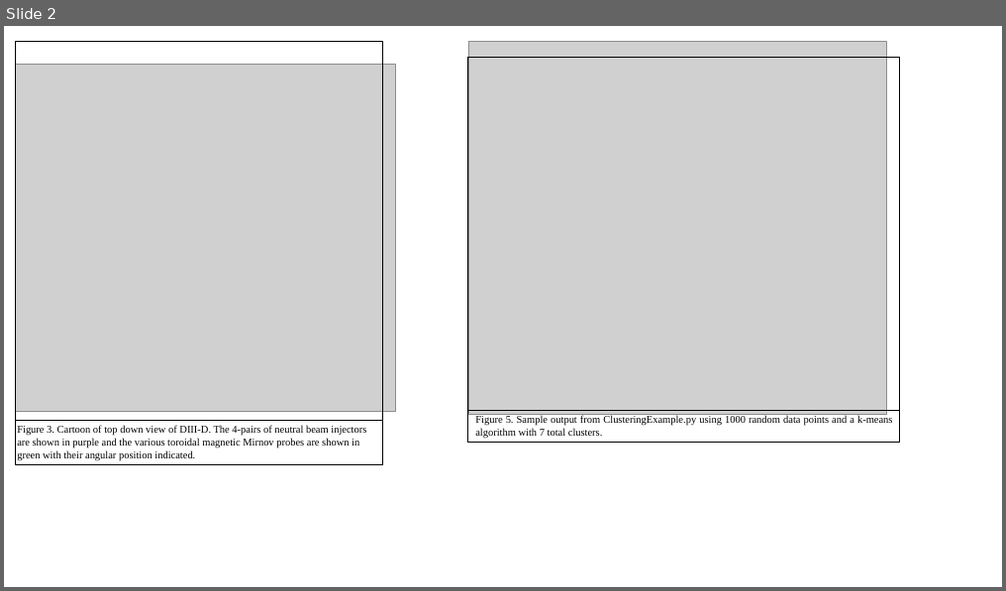
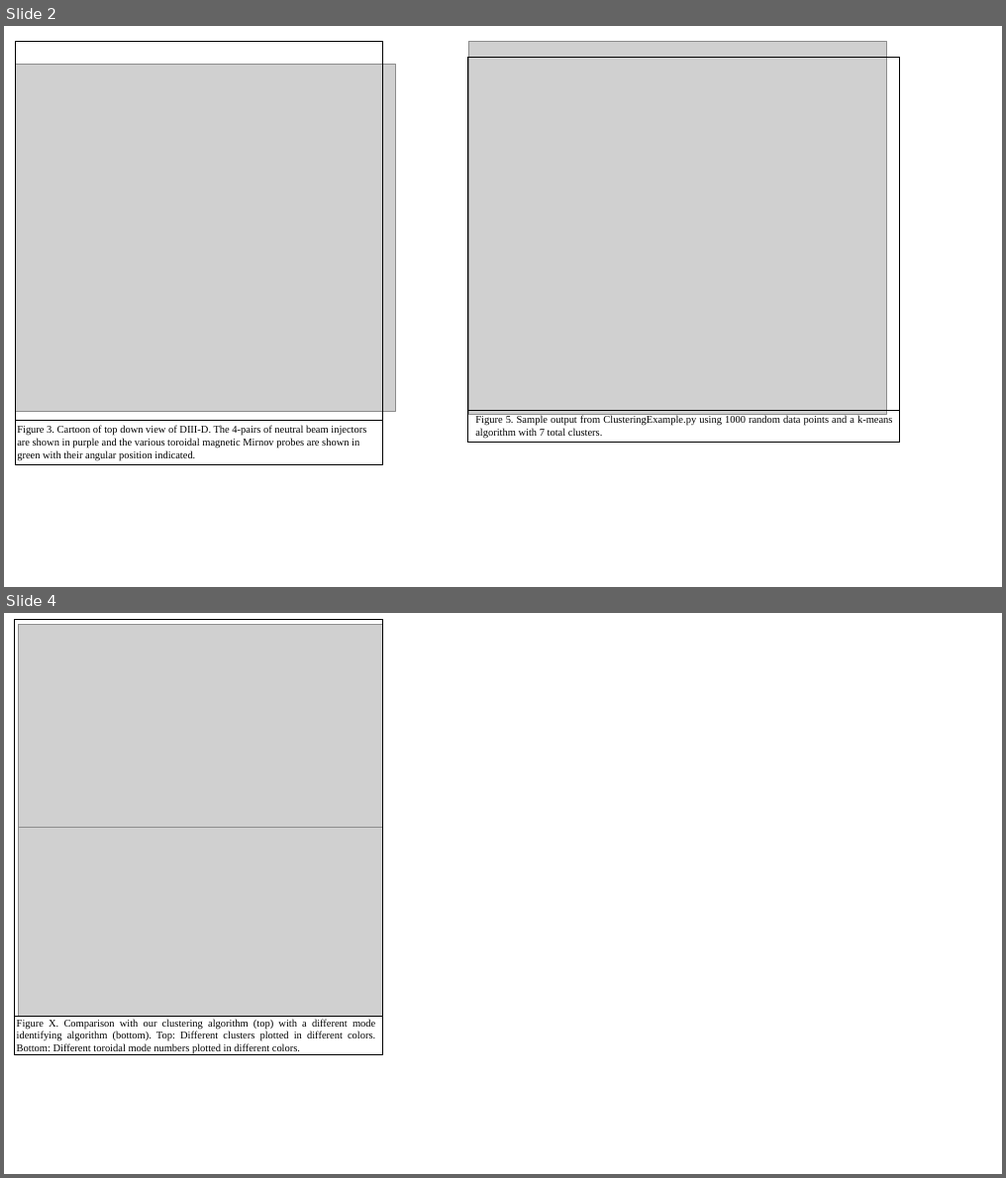
Before and after one commit to SyntaxVoid/PyFusionDIIID, a slide deck: Writing/Figs.pptx. Shown one above the other, each under a label of ours: slide 2 before the commit, slides 2 and 4 after it; the slides between them are not shown. The pictures are 1006x591 and 1006x1178 pixels, drawn with LibreOffice and Linux fonts; fonts in the diff are those of the drawing; grey boxes stand for pictures. Boxes give left, top, right and bottom in pixels: in the first picture for what was removed or moved away, otherwise in the second. Text is boxed around its words. In the diff, an @@ line names an element or a change of style, - is before the commit and + after.

```diff
--- a/Writing/Figs.pptx
+++ b/Writing/Figs.pptx
@@ slide 4 added at (4,613,1002,1174), background #FFFFFF @@
@@ group added at (14,619,383,1055): 2 pictures, 1 rectangle, 1 line, 1 text @@
+Figure X. Comparison with our clustering algorithm (top) with a different mode identifying algorithm (bottom). Top: Different clusters plotted in different colors. Bottom: Different toroidal mode numbers plotted in different colors.
```
Also in this commit, not shown: 1 slide changed, 1 other file.
